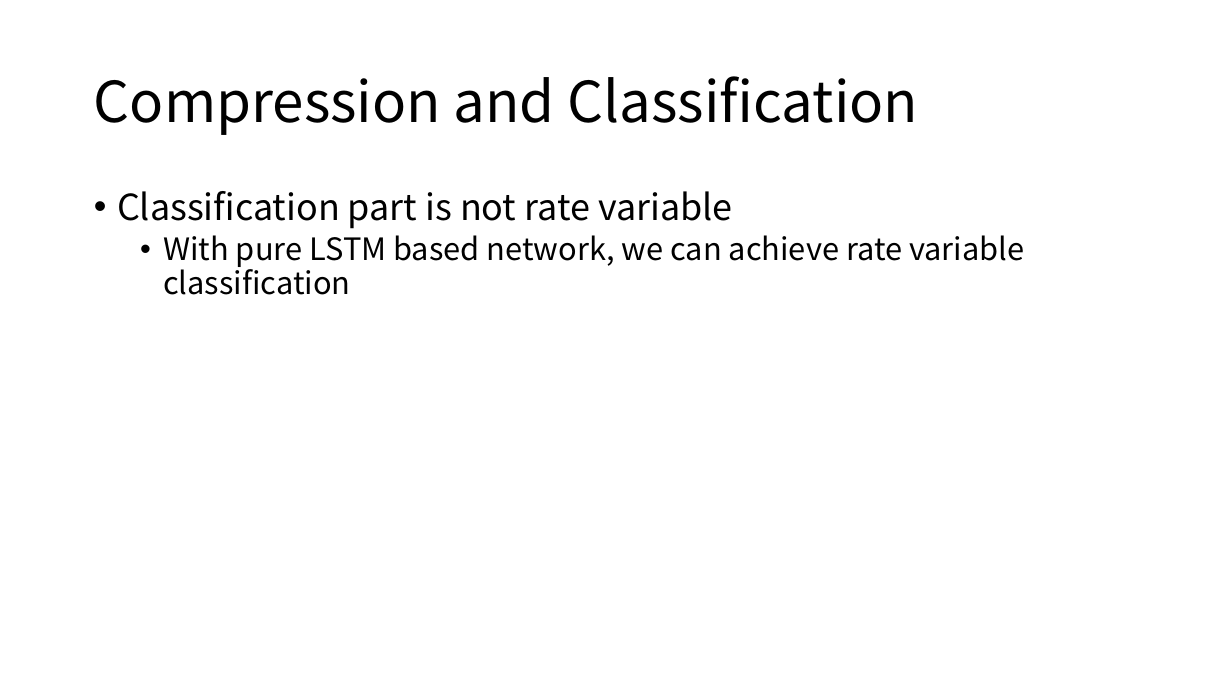
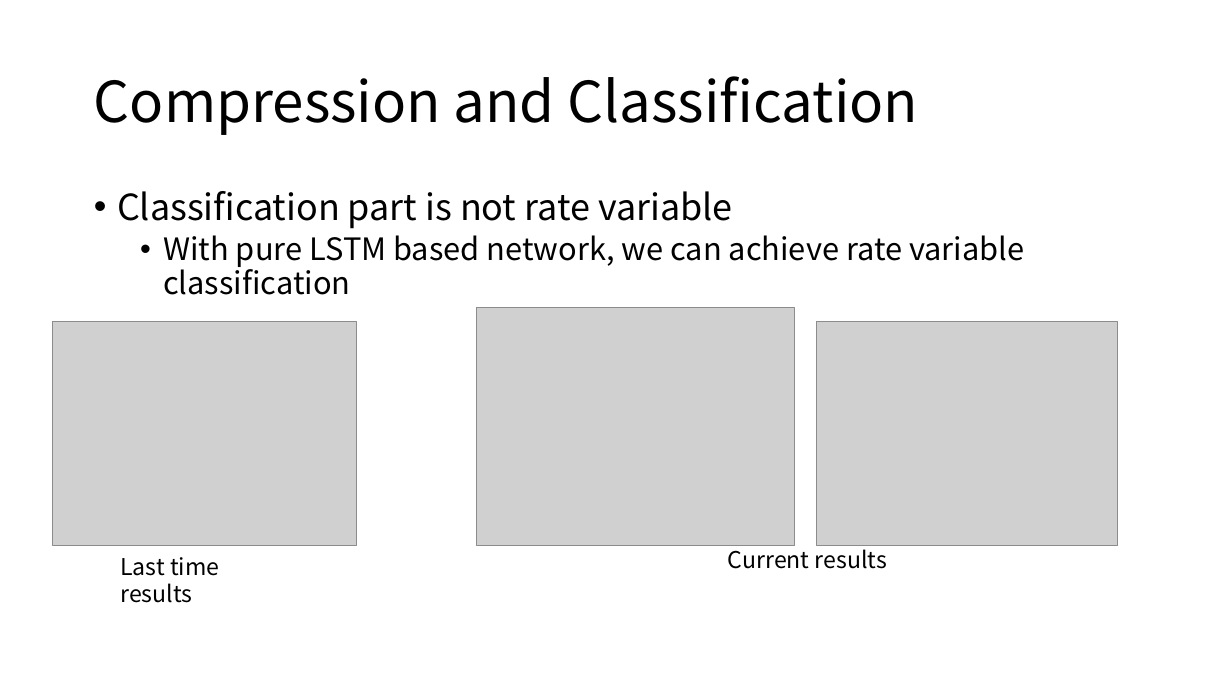
Before and after one commit to diaoenmao/Research, a slide deck: slide 7 of doc/Report/ongoing.pptx (slide 6 before the commit). Drawn at 1232x693 pixels with LibreOffice and Linux fonts; fonts in the diff are those of the drawing; grey boxes stand for pictures. Boxes give left, top, right and bottom in pixels: in the first picture for what was removed or moved away, otherwise in the second. Text is boxed around its words. In the diff, an @@ line names an element or a change of style, - is before the commit and + after.

```diff
--- a/doc/Report/ongoing.pptx
+++ b/doc/Report/ongoing.pptx
@@ picture added at (53, 322, 356, 546) @@
@@ picture added at (477, 308, 796, 545) @@
@@ picture added at (817, 322, 1118, 546) @@
@@ text added at (120, 557, 219, 603), 18 pt, text #000000 @@
+Last time results
@@ text added at (728, 545, 887, 569), 18 pt, text #000000 @@
+Current results
```
Also in this commit, not shown: 2 other slides changed, 1 slide added.
